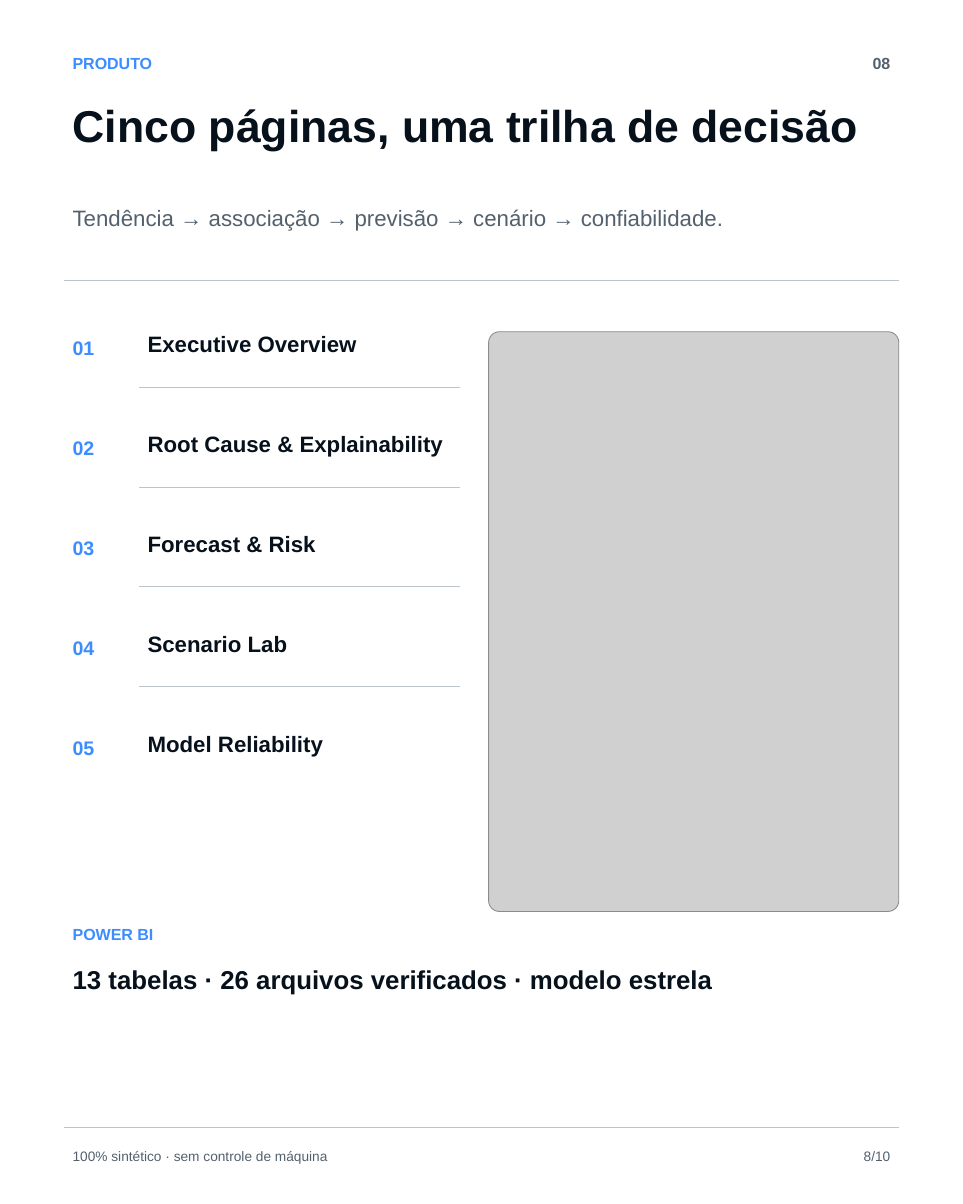
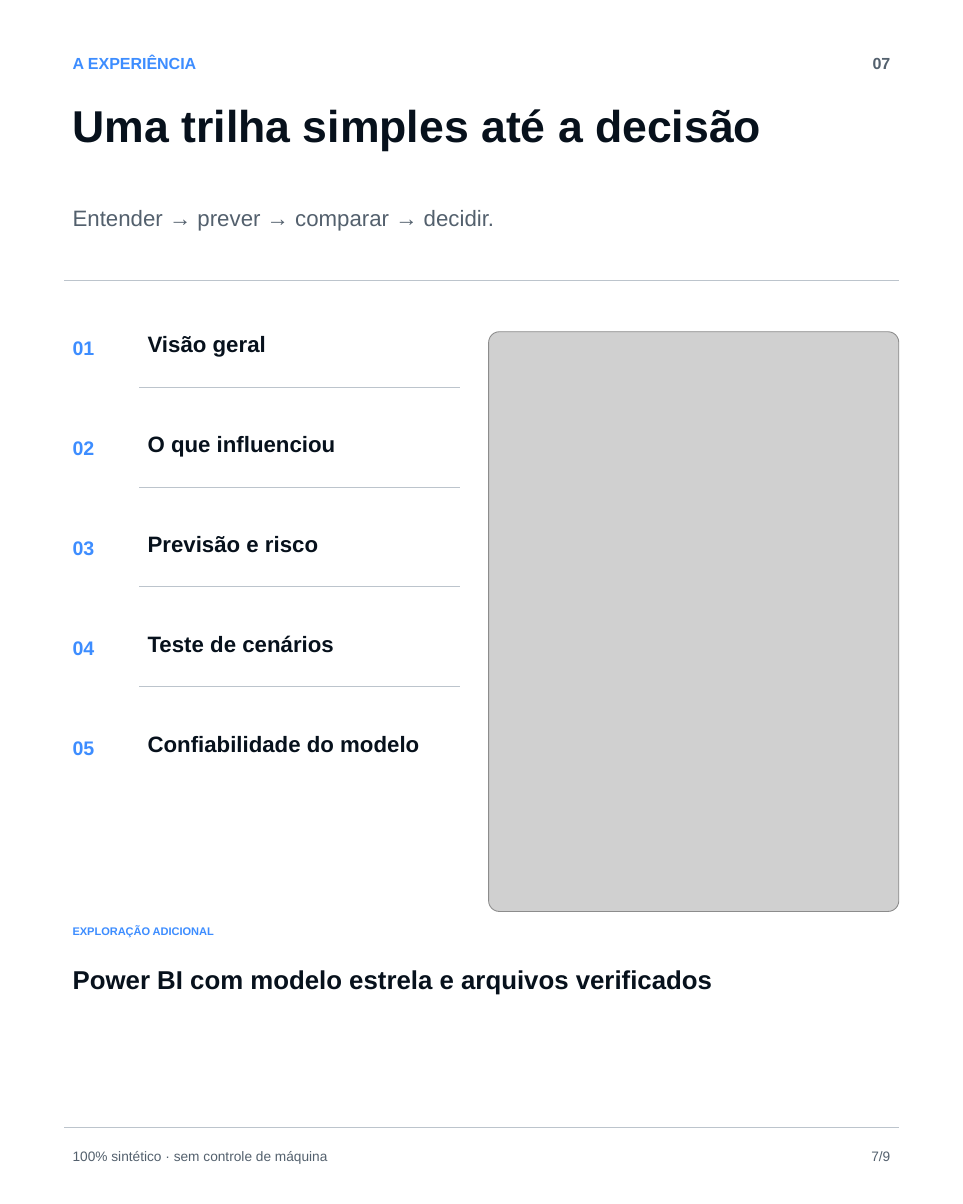
Before and after one commit to bryanleme/steelFlow-ai, a slide deck: slide 7 of docs/SteelFlow_AI_LinkedIn_Carousel.pptx (slide 8 before the commit). Drawn at 963x1204 pixels with LibreOffice and Linux fonts; fonts in the diff are those of the drawing; grey boxes stand for pictures. Boxes give left, top, right and bottom in pixels: in the first picture for what was removed or moved away, otherwise in the second. Text is boxed around its words. In the diff, an @@ line names an element or a change of style, - is before the commit and + after.

```diff
--- a/docs/SteelFlow_AI_LinkedIn_Carousel.pptx
+++ b/docs/SteelFlow_AI_LinkedIn_Carousel.pptx
@@ text at [73,56,196,69]: text changed @@
-PRODUTO
+A EXPERIÊNCIA
@@ text at [873,58,891,69]: text changed @@
-08
+07
@@ text at [73,109,761,151]: text changed @@
-Cinco páginas, uma trilha de decisão
+Uma trilha simples até a decisão
@@ text at [73,210,494,231]: text changed @@
-Tendência → associação → previsão → cenário → confiabilidade.
+Entender → prever → comparar → decidir.
@@ text at [148,336,266,357]: text changed @@
-Executive Overview
+Visão geral
@@ text at [148,436,336,457]: text changed @@
-Root Cause & Explainability
+O que influenciou
@@ text at [148,536,318,553]: text changed @@
-Forecast & Risk
+Previsão e risco
@@ text at [148,635,333,653]: text changed @@
-Scenario Lab
+Teste de cenários
@@ text at [148,736,419,753]: text changed @@
-Model Reliability
+Confiabilidade do modelo
@@ text at [73,927,214,938]: text changed; size 13.5 to 9.3 pt @@
-POWER BI
+EXPLORAÇÃO ADICIONAL
@@ text at [73,970,712,995]: text changed @@
-13 tabelas · 26 arquivos verificados · modelo estrela
+Power BI com modelo estrela e arquivos verificados
@@ text at [871,1151,890,1161]: text changed @@
-8/10
+7/9
```
Also in this commit, not shown: 8 other slides changed, 1 slide removed, 3 other files.
